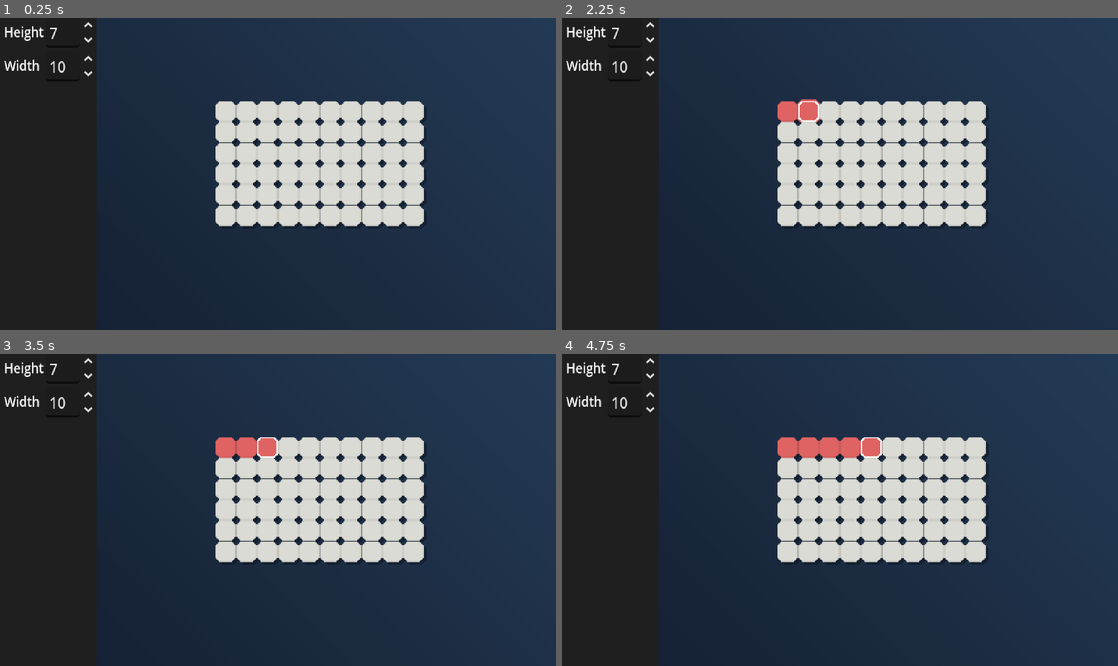
Above: before the commit, frames 1-4 (two rows, left to right).
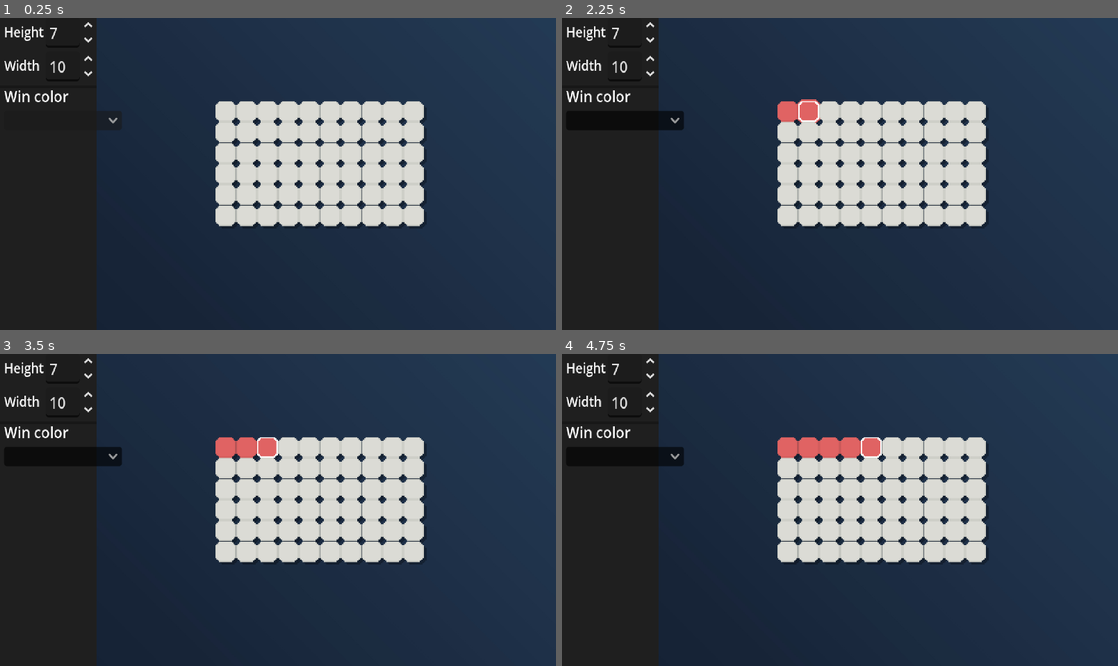
Above: after the commit, the same moments.

Repository: AurelinkZ/color-blocks
Game: Godot game, scene res://Scenes/level_editor.tscn
Same seed, same stepped clock (60 frames per second), same inputs: the game is played once before the commit and once after it. This scene is started directly instead of the project's main scene.
Inputs (mouse positions are in pixels of both pictures, inside the frame that each line leads up to):
- Up to frame 1 (0.25 s): no input
- Up to frame 2 (2.25 s): click (623, 120) at 0.52 s; tap Enter at 1.25 s; move the mouse to (789, 111) at 1.27 s; click (789, 111) at 1.42 s; tap Space at 2 s; move the mouse to (806, 111) at 2.02 s; click (806, 111) at 2.17 s
- Up to frame 3 (3.5 s): tap Enter at 2.75 s; move the mouse to (266, 447) at 2.77 s; click (266, 447) at 2.92 s
- Up to frame 4 (4.75 s): tap Space at 3.5 s; move the mouse to (851, 447) at 3.52 s; click (851, 447) at 3.67 s; tap Enter at 4.25 s; move the mouse to (873, 447) at 4.27 s; click (873, 447) at 4.42 s

The runs differ from the first frame. In frame 1, 0.2% of the frame differs, in the area x 0-22%, y 23-34%; in frame 2, 0.5%, in the area x 0-22%, y 23-36%; in frame 3, 0.5%; in frame 4, 0.5%.

Commit message:
Add WinColor option and option_button script
Add a WinColor OptionButton to the level editor UI with icons for Red, Blue, Yellow, Green and White. Register new Texture2D ext_resources for the block icons and include a small Scenes/option_button.gd script (and its uid) that adjusts popup menu behavior (disables radio checkable items). Also add BGOptions and a Separator ColorRect nodes for UI layout/styling. These changes enable selecting a win color from the level editor.

Diff:
--- a/Scenes/level_editor.tscn
+++ b/Scenes/level_editor.tscn
@@ -5,6 +5,12 @@
 [ext_resource type="Script" uid="uid://ccjjuwgmob3tg" path="res://grid_editor.gd" id="2_n1xa8"]
 [ext_resource type="Script" uid="uid://c8uvco2omhky" path="res://Scripts/grid_view_editor.gd" id="3_n1xa8"]
 [ext_resource type="Script" uid="uid://bkmute4vlc3np" path="res://Scripts/spin_box.gd" id="5_wchaa"]
+[ext_resource type="Texture2D" uid="uid://p3ggffpdcqkt" path="res://Assets/new_blocks/new_red_block.png" id="6_5ogug"]
+[ext_resource type="Texture2D" uid="uid://4rsrx1sawrmp" path="res://Assets/new_blocks/new_blue_block.png" id="7_kerlq"]
+[ext_resource type="Texture2D" uid="uid://ct2hgp0b3dbcv" path="res://Assets/new_blocks/new_green_block.png" id="8_2r1hx"]
+[ext_resource type="Texture2D" uid="uid://c71k1lon5ydlj" path="res://Assets/new_blocks/new_yellow_block.png" id="9_g51jt"]
+[ext_resource type="Texture2D" uid="uid://cudkkmrqbxa1s" path="res://Assets/new_blocks/white_block.png" id="10_qoy40"]
+[ext_resource type="Script" uid="uid://b1df1ck56h3xp" path="res://Scenes/option_button.gd" id="11_kerlq"]
 
 [node name="LevelEditor" type="Node2D" unique_id=2050058702]
 script = ExtResource("1_rot6e")
@@ -76,14 +82,51 @@
 rounded = true
 script = ExtResource("5_wchaa")
 
-[node name="ColorRect" type="ColorRect" parent="UI" unique_id=926075919]
-modulate = Color(0.12225223, 0.12225223, 0.12225223, 1)
+[node name="WinColor" type="Label" parent="UI/VBoxContainer" unique_id=1700584396]
+layout_mode = 2
+text = "Win color"
+
+[node name="WinColorOptionButton" type="OptionButton" parent="UI/VBoxContainer" unique_id=610892085]
+texture_filter = 1
+layout_mode = 2
+theme_override_constants/icon_max_width = 16
+theme_override_font_sizes/font_size = 10
+toggle_mode = false
+fit_to_longest_item = false
+item_count = 5
+popup/item_0/text = "Red"
+popup/item_0/icon = ExtResource("6_5ogug")
+popup/item_0/id = 0
+popup/item_1/text = "Blue"
+popup/item_1/icon = ExtResource("7_kerlq")
+popup/item_1/id = 1
+popup/item_2/text = "Yellow"
+popup/item_2/icon = ExtResource("9_g51jt")
+popup/item_2/id = 3
+popup/item_3/text = "Green"
+popup/item_3/icon = ExtResource("8_2r1hx")
+popup/item_3/id = 2
+popup/item_4/text = "White"
+popup/item_4/icon = ExtResource("10_qoy40")
+popup/item_4/id = 4
+script = ExtResource("11_kerlq")
+
+[node name="BGOptions" type="ColorRect" parent="UI" unique_id=926075919]
+modulate = Color(0.12156863, 0.12156863, 0.12156863, 1)
 show_behind_parent = true
 layout_mode = 0
 offset_right = 41.311462
 offset_bottom = 39.520668
 scale = Vector2(1.7912705, 6.0727715)
 
+[node name="Separator" type="ColorRect" parent="UI/BGOptions" unique_id=1583279512]
+self_modulate = Color(0.09239707, 0.09239706, 0.09239706, 1)
+top_level = true
+layout_mode = 0
+offset_top = 52.0
+offset_right = 74.0
+offset_bottom = 54.0
+
 [connection signal="block_clicked" from="GridViewEditor" to="." method="_on_grid_view_editor_block_clicked"]
 [connection signal="value_changed" from="UI/VBoxContainer/HBoxContainer2/HeightSpinBox" to="." method="_on_height_spin_box_value_changed"]
 [connection signal="value_changed" from="UI/VBoxContainer/HBoxContainer/WidthSpinBox" to="." method="_on_width_spin_box_value_changed"]
--- /dev/null
+++ b/Scenes/option_button.gd
@@ -0,0 +1,7 @@
+extends OptionButton
+
+func _ready():
+	var pm: PopupMenu = get_popup()
+	for i in pm.get_item_count():
+		if pm.is_item_radio_checkable(i):
+			pm.set_item_as_radio_checkable(i, false)
Not shown, added: Scenes/option_button.gd.uid
